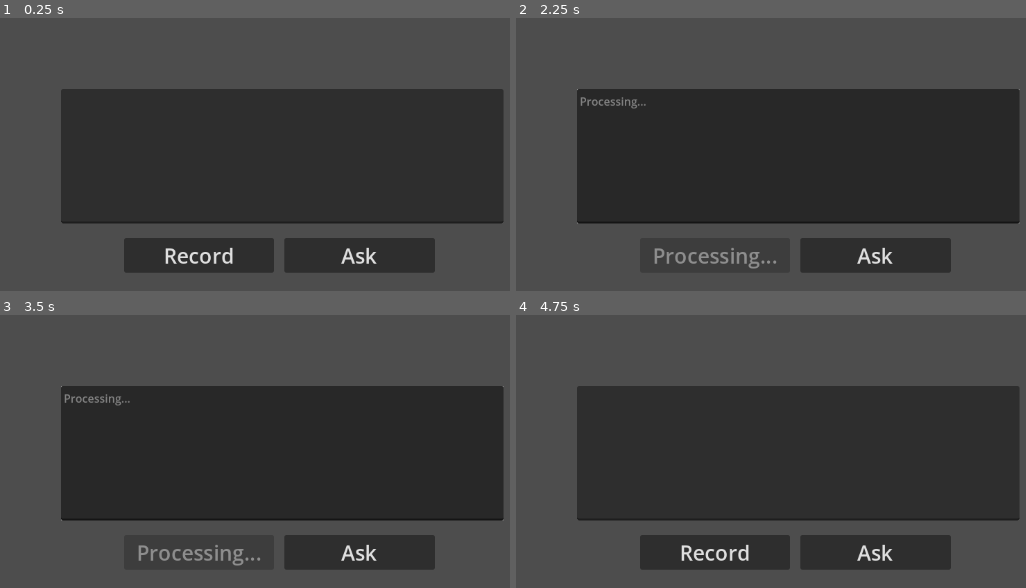
Above: before the commit, frames 1-4 (two rows, left to right).
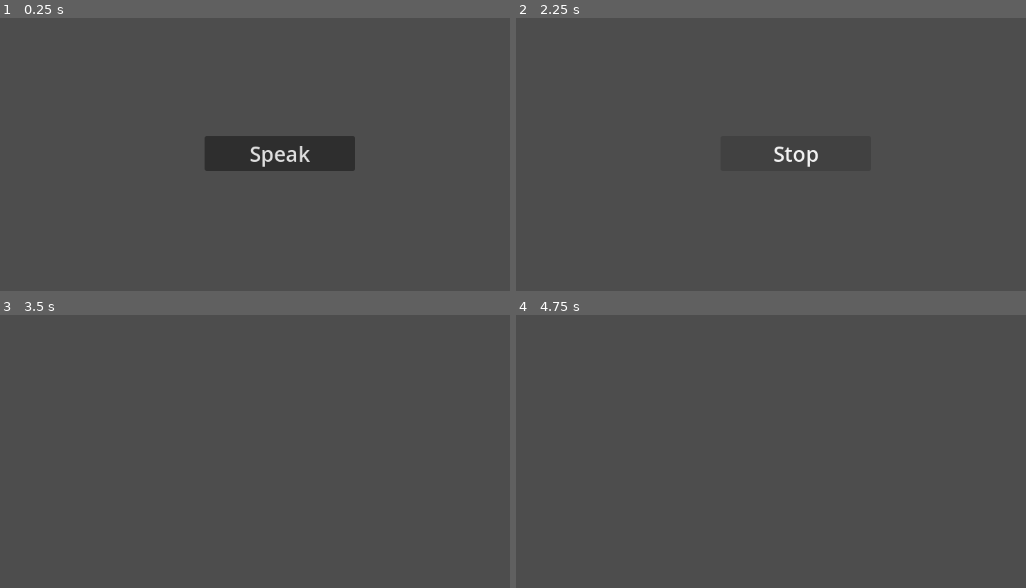
Above: after the commit, the same moments.

Repository: Skyvastern/the-aspiring-deva
Game: Godot game, scene res://main/main.tscn
The game is run twice, just before and just after one commit, with the same random seed, the same clock (stepped at 60 frames per second) and the same inputs.
Inputs (mouse positions are in pixels of both pictures, inside the frame that each line leads up to):
- Up to frame 1 (0.25 s): no input
- Up to frame 2 (2.25 s): click (714, 255) at 0.5 s, where only the run before the commit has a clickable "Record"; click (714, 255) at 1.25 s, where only the run before the commit has a clickable "Stop"; click (796, 154) at 2 s, where only the run after the commit has a clickable "Speak"
- Up to frame 3 (3.5 s): click (280, 451) at 2.75 s, where only the run after the commit has a clickable "Stop"
- Up to frame 4 (4.75 s): click (878, 552) at 3.5 s, where only the run before the commit has a clickable "Ask"; click (796, 563) at 4.25 s, where only the run before the commit has a clickable "Continue"

The runs differ from the first frame. In frame 1, 46% of the frame differs, in the area x 11-99%, y 26-94%; in frame 2, 47%; in frame 3, 47%; in frame 4, 50%.
Error before the commit: Cannot call method 'get_length' on a null value. (res://main/audio_record/audio_record.gd:65)

Commit message:
Setup audio_record_auto scene

Diff:
--- /dev/null
+++ b/frontend/main/audio_record_auto/audio_record_auto.gd
@@ -0,0 +1,64 @@
+extends Control
+class_name AudioRecordAuto
+
+@export_group("UI")
+@export var speak_btn: Button
+
+@export_group("References")
+@export var audio_record: AudioStreamPlayer
+@export var audio_player: AudioStreamPlayer
+@export_file("*.tscn") var npc_speak_auto_scene_path: String
+
+var effect: AudioEffectRecord
+var recording: AudioStreamWAV
+
+
+func _ready() -> void:
+	speak_btn.pressed.connect(_on_speak_btn_pressed)
+
+	var index: int = AudioServer.get_bus_index("Record")
+	effect = AudioServer.get_bus_effect(index, 0)
+
+	audio_record.play()
+
+
+func _on_speak_btn_pressed() -> void:
+	if effect.is_recording_active():
+		recording = effect.get_recording()
+		effect.set_recording_active(false)
+
+		speak_btn.text = "Processing..."
+		speak_btn.disabled = true
+
+		var base64: String = _get_audio_base64()
+
+		Global.load_menu(
+			self,
+			npc_speak_auto_scene_path,
+			[
+				{
+					"name": "setup",
+					"args": [base64]
+				}
+			]
+		)
+	else:
+		effect.set_recording_active(true)
+		speak_btn.text = "Stop"
+
+
+func _get_audio_base64() -> String:
+	# Save to disk
+	const WAV_PATH: String = "user://audio.wav"
+	recording.save_to_wav(WAV_PATH)
+
+	# Get data from the file
+	var audio_file: FileAccess = FileAccess.open(WAV_PATH, FileAccess.READ)
+	var audio_data: PackedByteArray = audio_file.get_buffer(audio_file.get_length())
+	audio_file.close()
+
+	# Remove the saved file
+	DirAccess.remove_absolute(WAV_PATH)
+
+	# Return base64 audio data
+	return Marshalls.raw_to_base64(audio_data)
--- /dev/null
+++ b/frontend/main/audio_record_auto/audio_record_auto.tscn
@@ -0,0 +1,44 @@
+[gd_scene load_steps=3 format=3 uid="uid://b36061vqcjy15"]
+
+[ext_resource type="Script" path="res://main/audio_record_auto/audio_record_auto.gd" id="1_n35vx"]
+
+[sub_resource type="AudioStreamMicrophone" id="AudioStreamMicrophone_lrvel"]
+
+[node name="AudioRecordAuto" type="Control" node_paths=PackedStringArray("speak_btn", "audio_record", "audio_player")]
+layout_mode = 3
+anchors_preset = 8
+anchor_left = 0.5
+anchor_top = 0.5
+anchor_right = 0.5
+anchor_bottom = 0.5
+grow_horizontal = 2
+grow_vertical = 2
+script = ExtResource("1_n35vx")
+speak_btn = NodePath("SpeakBtn")
+audio_record = NodePath("AudioRecord")
+audio_player = NodePath("AudioPlayer")
+npc_speak_auto_scene_path = "res://main/npc/npc_speak_auto/npc_speak_auto.tscn"
+
+[node name="AudioRecord" type="AudioStreamPlayer" parent="."]
+stream = SubResource("AudioStreamMicrophone_lrvel")
+bus = &"Record"
+
+[node name="AudioPlayer" type="AudioStreamPlayer" parent="."]
+
+[node name="SpeakBtn" type="Button" parent="."]
+layout_mode = 1
+anchors_preset = 8
+anchor_left = 0.5
+anchor_top = 0.5
+anchor_right = 0.5
+anchor_bottom = 0.5
+offset_left = -108.5
+offset_top = -25.0
+offset_right = 108.5
+offset_bottom = 25.0
+grow_horizontal = 2
+grow_vertical = 2
+size_flags_horizontal = 3
+focus_mode = 0
+theme_override_font_sizes/font_size = 30
+text = "Speak"
--- a/frontend/main/main.tscn
+++ b/frontend/main/main.tscn
@@ -1,10 +1,10 @@
 [gd_scene load_steps=3 format=3 uid="uid://bfawuhapwvy2u"]
 
 [ext_resource type="Script" path="res://main/main.gd" id="1_8mdjw"]
-[ext_resource type="PackedScene" uid="uid://ctgeu75p213ew" path="res://main/audio_record/audio_record.tscn" id="2_rtmqv"]
+[ext_resource type="PackedScene" uid="uid://b36061vqcjy15" path="res://main/audio_record_auto/audio_record_auto.tscn" id="2_kcgrm"]
 
 [node name="Main" type="Node" node_paths=PackedStringArray("audio_record")]
 script = ExtResource("1_8mdjw")
-audio_record = NodePath("AudioRecord")
+audio_record = NodePath("")
 
-[node name="AudioRecord" parent="." instance=ExtResource("2_rtmqv")]
+[node name="AudioRecordAuto" parent="." instance=ExtResource("2_kcgrm")]
--- /dev/null
+++ b/frontend/main/npc/npc_speak_auto/npc_speak_auto.gd
@@ -0,0 +1,6 @@
+extends Node
+class_name NPC_Speak_Auto
+
+
+func setup(base64: String) -> void:
+	print("Got the base64: " + base64)
--- /dev/null
+++ b/frontend/main/npc/npc_speak_auto/npc_speak_auto.tscn
@@ -0,0 +1,6 @@
+[gd_scene load_steps=2 format=3 uid="uid://df3uq6eo0a66j"]
+
+[ext_resource type="Script" path="res://main/npc/npc_speak_auto/npc_speak_auto.gd" id="1_quxc4"]
+
+[node name="NPC Speak Auto" type="Node"]
+script = ExtResource("1_quxc4")
